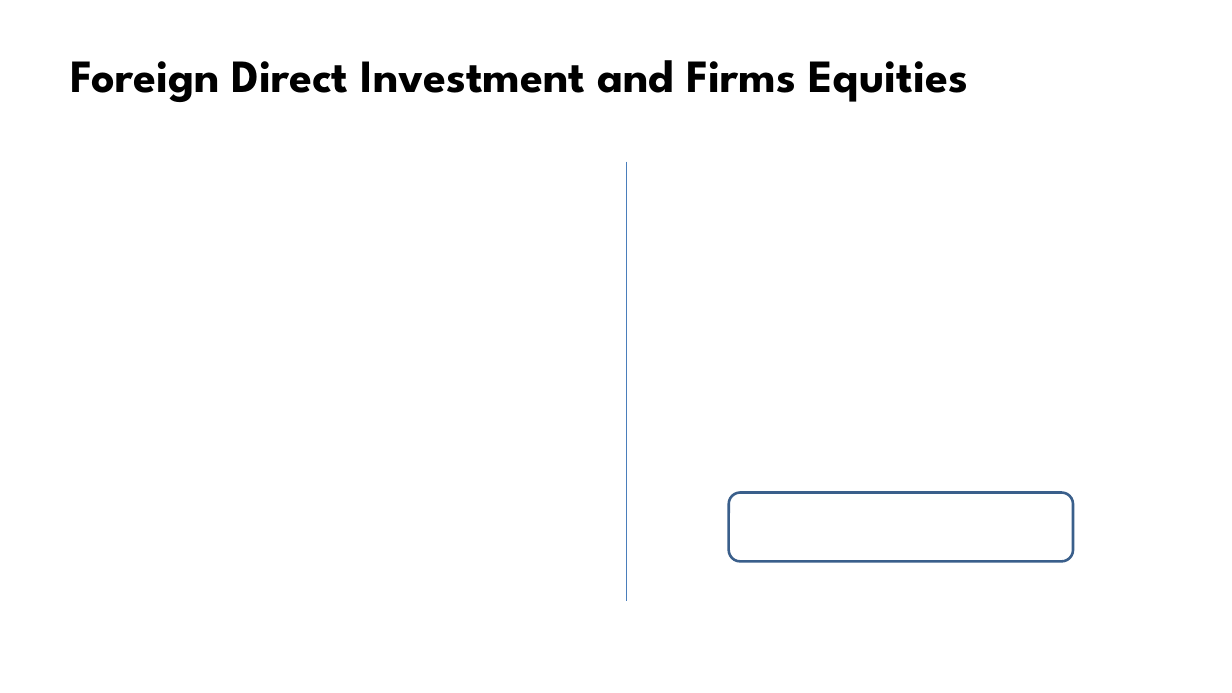
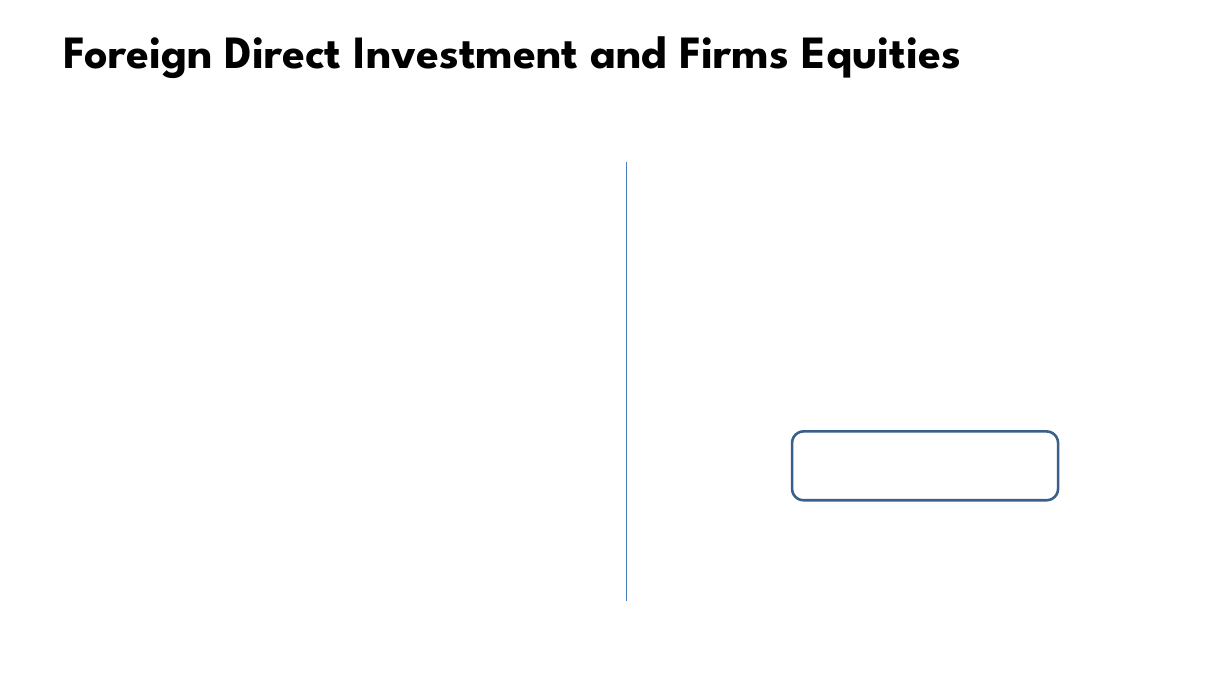
Before and after one commit to jhanandrade/AFD-Project, a slide deck: slide 10 of Documentos/Presentación 24 de Noviembre de 2020.pptx. Drawn at 1232x693 pixels with LibreOffice and Linux fonts; fonts in the diff are those of the drawing; grey boxes stand for pictures; background and template pictures are left out. Boxes give left, top, right and bottom in pixels: in the first picture for what was removed or moved away, otherwise in the second. Text is boxed around its words. In the diff, an @@ line names an element or a change of style, - is before the commit and + after.

```diff
--- a/Documentos/Presentación 24 de Noviembre de 2020.pptx
+++ b/Documentos/Presentación 24 de Noviembre de 2020.pptx
@@ title "Foreign Direct Investment and Firms ...": place and size @@
-title "Foreign Direct Investment and Firms ..." at <box>71,60,968,102</box>
+title "Foreign Direct Investment and Firms ..." at <box>64,36,961,78</box>
@@ rounded rectangle: place and size @@
-rounded rectangle at <box>729,493,1074,562</box>
+rounded rectangle at <box>792,432,1058,501</box>
```
Also in this commit, not shown: 1 other slide changed.
